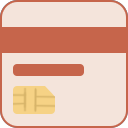
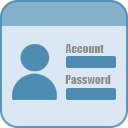
Layered file, before and after one edit (128px x 128px). Changes by layer:
hid group "credit card" (5 layers) over [0, 0, 128, 128]
